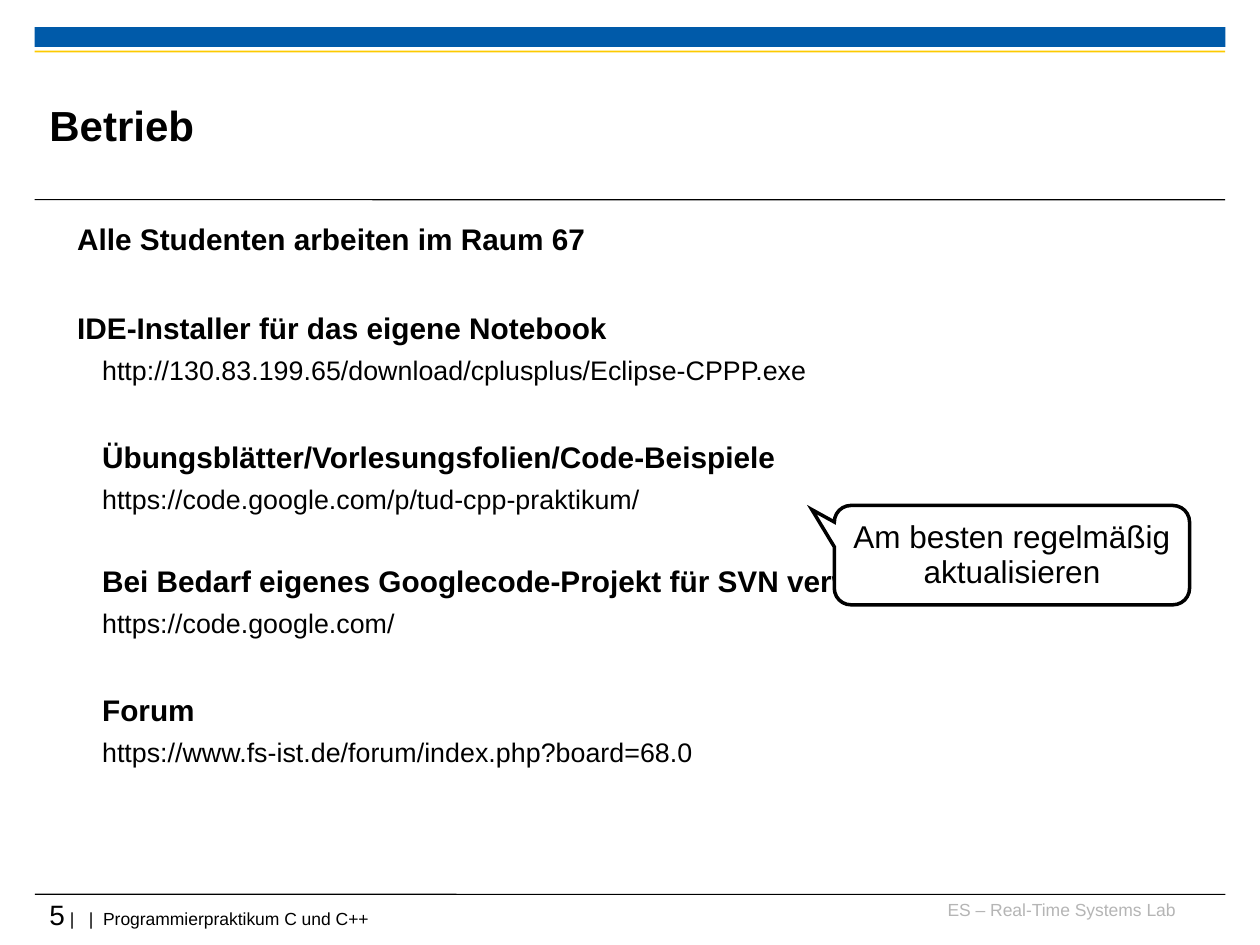
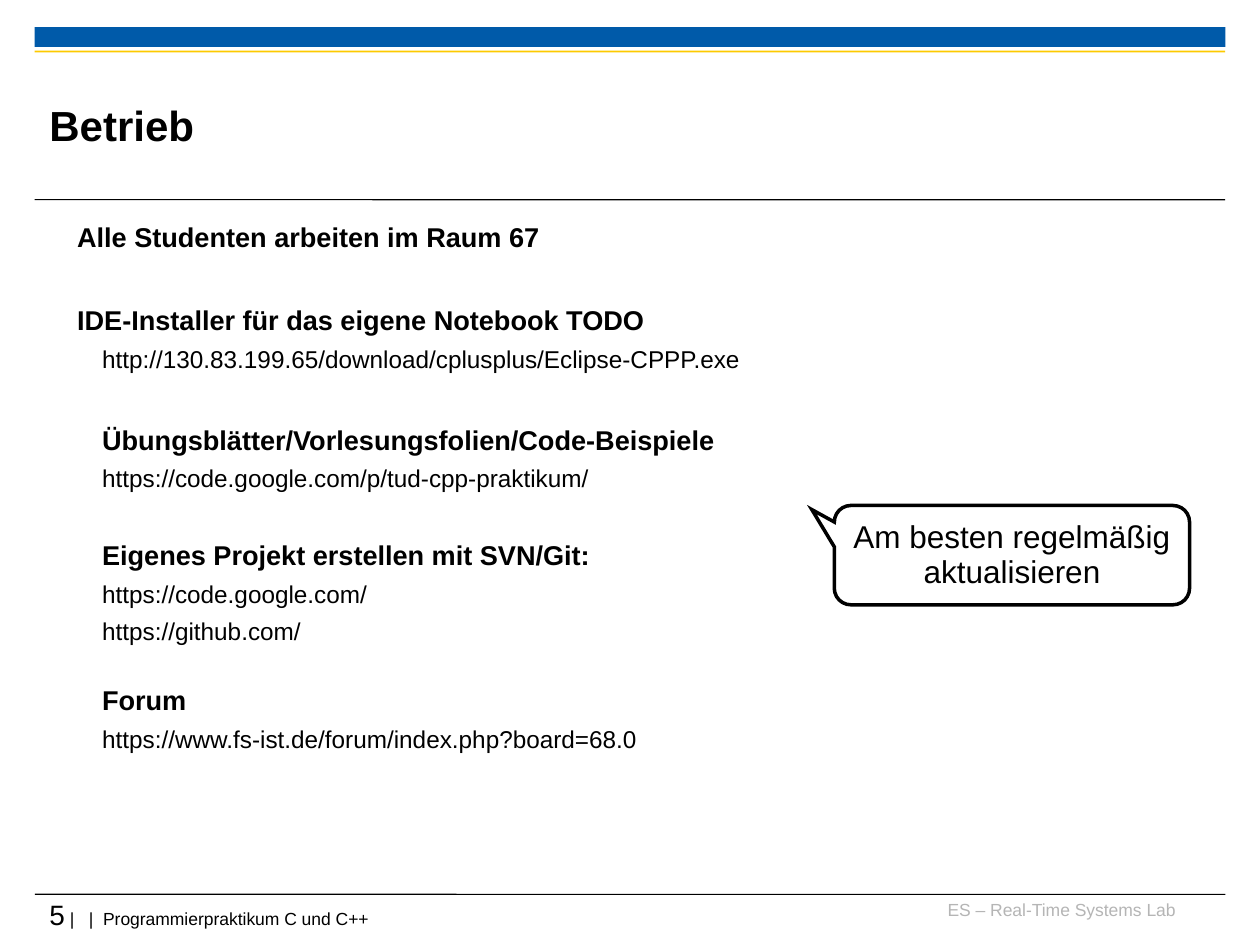
Before and after one commit to h82k/tud-cppp, a slide deck: slide 5 of Vorlesung/0 Organisatorisches_F6.ppt. Drawn at 1260x945 pixels with LibreOffice and Linux fonts; fonts in the diff are those of the drawing; background and template pictures are left out. Boxes give left, top, right and bottom in pixels: in the first picture for what was removed or moved away, otherwise in the second. Text is boxed around its words. In the diff, an @@ line names an element or a change of style, - is before the commit and + after.

```diff
--- a/Vorlesung/0 Organisatorisches_F6.ppt
+++ b/Vorlesung/0 Organisatorisches_F6.ppt
@@ text at (x1=77, y1=227, x2=739, y2=753): size 17 to 15.5 pt in "Alle Studenten arbeiten im Raum 67", "Übungsblätter/Vorlesungsfolien/Code-Beispiele", "Forum"; size 15.3 to 13.9 pt in "http://130.83.199.65/download/cplusplus/Eclipse-CPPP.exe", "https://code.google.com/p/tud-cpp-praktikum/", "https://code.google.com/", "https://www.fs-ist.de/forum/index.php?board=68.0" @@
@@ text at (x1=77, y1=310, x2=644, y2=335): text changed; size 17 to 15.5 pt @@
-IDE-Installer für das eigene Notebook
+IDE-Installer für das eigene Notebook TODO
@@ text at (x1=102, y1=545, x2=590, y2=570): text changed; size 17 to 15.5 pt @@
-Bei Bedarf eigenes Googlecode-Projekt für SVN verwenden
+Eigenes Projekt erstellen mit SVN/Git:
@@ text at (x1=102, y1=622, x2=301, y2=645): paragraph added @@
+  https://github.com/
```
Also in this commit, not shown: 7 other slides changed.
